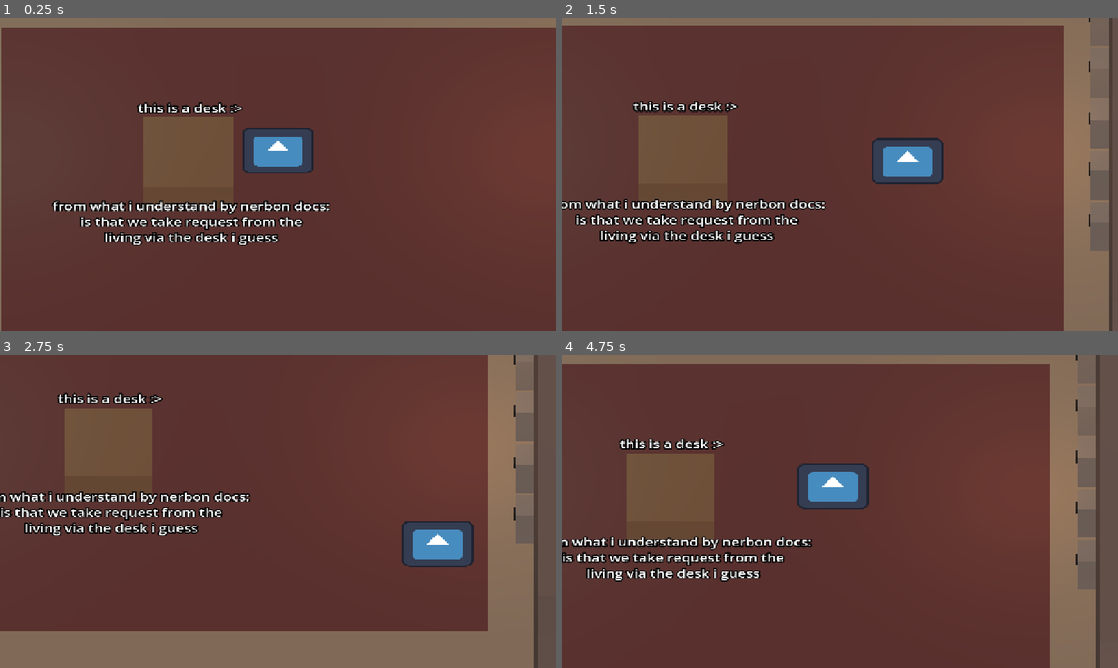
Above: before the commit, frames 1-4 (two rows, left to right).
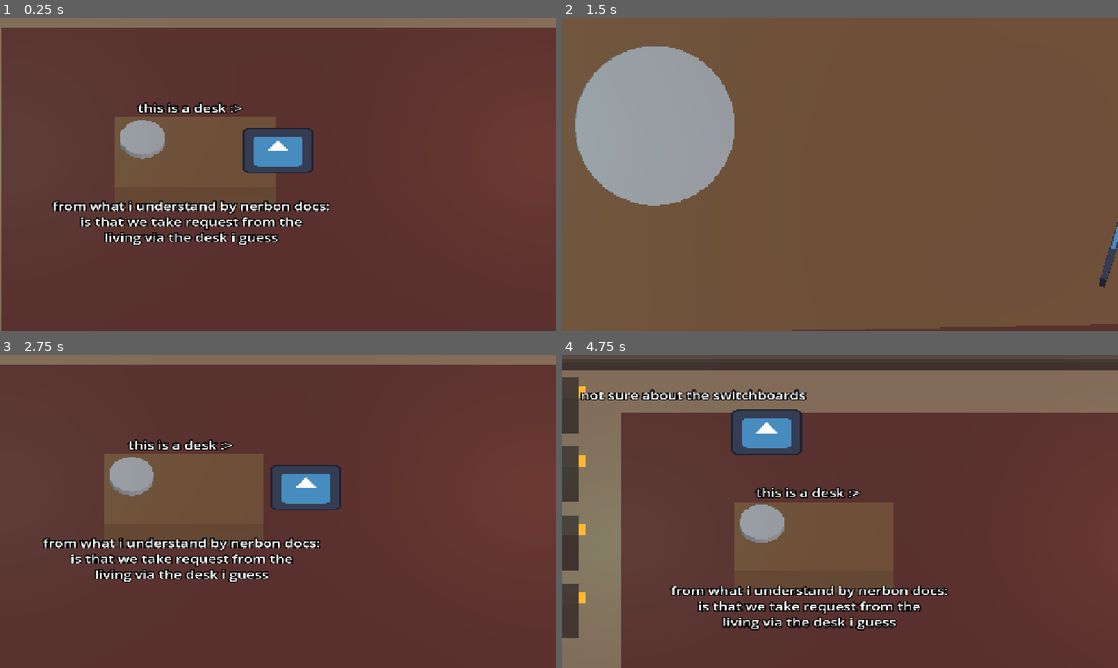
Above: after the commit, the same moments.

Repository: Jiwuuuu/hold-please
Game: Godot game, scene res://scenes/main.tscn
Same seed, same stepped clock (60 frames per second), same inputs: the game is played once before the commit and once after it. The engine's default icon, where the game draws it, is replaced by a stand-in: a white triangle on a blue panel in a dark square.
Inputs:
- Up to frame 1 (0.25 s): no input
- Up to frame 2 (1.5 s): tap Enter at 0.5 s; hold D 0.53-1.28 s; hold E 0.53-1.28 s; tap Space at 0.77 s; hold S from 1.28 s (still down); tap E at 1.35 s
- Up to frame 3 (2.75 s): tap Space at 1.52 s; release S at 2.03 s; hold D from 2.03 s (still down); hold E from 2.03 s (still down)
- Up to frame 4 (4.75 s): release D at 2.78 s; release E at 2.78 s; hold W 2.78-3.53 s; tap E at 2.85, 4.35 s; tap Space at 3.02, 3.77, 4.52 s; hold E 3.53-4.28 s; hold A from 3.53 s (still down); tap Escape (ui_cancel) at 4.15 s

The runs differ from the first frame. In frame 1, 2.4% of the frame differs, in the area x 20-50%, y 31-54%; in frame 2, 93%, in the area x 0-100%, y 0-100%; in frame 3, 41%; in frame 4, 51%.

Commit message:
camera transition for using the desk

Diff:
--- a/scenes/room.tscn
+++ b/scenes/room.tscn
@@ -4,6 +4,7 @@
 [ext_resource type="PackedScene" path="res://scenes/player.tscn" id="2_player"]
 [ext_resource type="PackedScene" path="res://scenes/jack.tscn" id="3_jack"]
 [ext_resource type="PackedScene" path="res://scenes/socket.tscn" id="4_socket"]
+[ext_resource type="Script" uid="uid://cwm7yh3irg6y3" path="res://scripts/desk.gd" id="5_desk"]
 
 [sub_resource type="Environment" id="Environment_room"]
 background_mode = 1
@@ -54,10 +55,12 @@
 
 [sub_resource type="BoxMesh" id="BoxMesh_desk"]
 material = SubResource("StandardMaterial3D_desk")
-size = Vector3(2, 0.8, 2.0029297)
+size = Vector3(3.5701904, 0.8, 2.0029297)
 
 [sub_resource type="BoxShape3D" id="BoxShape3D_desk"]
 size = Vector3(2, 0.8, 1)
+
+[sub_resource type="CylinderMesh" id="CylinderMesh_5d13o"]
 
 [sub_resource type="StandardMaterial3D" id="StandardMaterial3D_rug"]
 albedo_color = Color(0.32, 0.16, 0.14, 1)
@@ -150,15 +153,28 @@
 transform = Transform3D(1, 0, 0, 0, 1, 0, 0, 0, 1, 7.55, 0.15, 0)
 mesh = SubResource("BoxMesh_skirt_side")
 
-[node name="Desk" type="StaticBody3D" parent="." unique_id=1067804738]
+[node name="Desk" type="StaticBody3D" parent="." unique_id=1067804738 groups=["interactable"]]
+unique_name_in_owner = true
 transform = Transform3D(1, 0, 0, 0, 1, 0, 0, 0, 1, -2, 0.4, 0.5)
+script = ExtResource("5_desk")
 
 [node name="MeshInstance3D" type="MeshInstance3D" parent="Desk" unique_id=938739701]
-transform = Transform3D(1, 0, 0, 0, 1, 0, 0, 0, 1, 0, 0, -0.50146484)
+transform = Transform3D(1, 0, 0, 0, 1, 0, 0, 0, 1, 0.14300537, 0, -0.50146484)
 mesh = SubResource("BoxMesh_desk")
 
 [node name="CollisionShape3D" type="CollisionShape3D" parent="Desk" unique_id=1621037833]
 shape = SubResource("BoxShape3D_desk")
+
+[node name="ViewPoint" type="Camera3D" parent="Desk" unique_id=806576144]
+unique_name_in_owner = true
+transform = Transform3D(0.99947745, 0.017464776, -0.027199619, 0.027349351, -0.008392514, 0.9995907, 0.017229354, -0.99981225, -0.008865778, 0.09852958, 1.5259539, -0.48221272)
+cull_mask = 1048573
+projection = 1
+size = 1.9634405
+
+[node name="MeshInstance3D2" type="MeshInstance3D" parent="Desk" unique_id=1794534421]
+transform = Transform3D(1, 0, 0, 0, 0.06883401, 0, 0, 0, 1, -1.0294716, 0.48478648, -0.7998003)
+mesh = SubResource("CylinderMesh_5d13o")
 
 [node name="Rug" type="MeshInstance3D" parent="." unique_id=1883333414]
 transform = Transform3D(1, 0, 0, 0, 1, 0, 0, 0, 1, 0.16021705, 0.02, 0.30692124)
--- a/scripts/components/inputs.gd
+++ b/scripts/components/inputs.gd
@@ -35,6 +35,12 @@
 	return pressed
 
 
+#true on the frame escape goes down. ui_cancel is a godot built-in action,
+#so no raw-key fallback needed here.
+static func cancel_pressed() -> bool:
+	return Input.is_action_just_pressed("ui_cancel")
+
+
 #check the input map once and remember the answer
 static func _use_actions() -> bool:
 	if not _checked:
--- /dev/null
+++ b/scripts/desk.gd
@@ -0,0 +1,22 @@
+class_name Desk
+extends StaticBody3D
+#the operator's desk, where requests from the living come in.
+#interact leans in for a close look — the room listens for opened and
+#flies the camera to %ViewPoint. the marker is posed in the scene, so
+#framing is tuned by dragging it in the editor, not by code.
+
+signal opened(desk: Desk)
+
+@onready var _view_point: Camera3D = %ViewPoint
+
+
+#the camera pose for the desk close-up. it's a real ortho camera so its
+#framing can be previewed in the editor, and the room reads its size for zoom.
+func view_point() -> Camera3D:
+	return _view_point
+
+
+#only lean in with free hands, a carried cable would drag across the desk
+func interact(player: Player) -> void:
+	if not player.is_carrying():
+		opened.emit(self)
--- a/scripts/player.gd
+++ b/scripts/player.gd
@@ -11,6 +11,8 @@
 @export var accel: float = 20.0
 @export var fall_gravity: float = 20.0
 
+#the room turns this off while the camera sits at the desk
+var controls_enabled: bool = true
 var carried_cable: Cable = null
 
 @onready var _visual: Sprite3D = %Visual
@@ -20,7 +22,7 @@
 
 #movement stays in physics so collisions behave the same every run
 func _physics_process(delta: float) -> void:
-	var input: Vector2 = Inputs.move_vector()
+	var input: Vector2 = Inputs.move_vector() if controls_enabled else Vector2.ZERO
 	var target: Vector3 = Vector3(input.x, 0.0, input.y) * move_speed
 	velocity.x = move_toward(velocity.x, target.x, accel * delta)
 	velocity.z = move_toward(velocity.z, target.z, accel * delta)
@@ -31,7 +33,7 @@
 	if absf(velocity.x) > 0.05:
 		_visual.flip_h = velocity.x < 0.0
 
-	if Inputs.interact_pressed():
+	if controls_enabled and Inputs.interact_pressed():
 		_try_interact()
 
 
--- a/scripts/room.gd
+++ b/scripts/room.gd
@@ -10,11 +10,22 @@
 #stops, so the walls stay framed and the void outside never shows
 @export var camera_limit_min: Vector2 = Vector2(-1.8, -1.4)
 @export var camera_limit_max: Vector2 = Vector2(1.8, 1.4)
+#the desk close-up: how long the glide takes. the zoom itself lives on the
+#desk's ViewPoint camera (its size), so you preview the exact framing in-editor
+@export var desk_transition_time: float = 0.9
 
 var _cam_offset: Vector3
+var _home_basis: Basis
+var _home_size: float
+#desk mode covers the whole trip: fly in, sit, fly back out
+var _desk_mode: bool = false
+#true only once the fly-in has landed, so exit input works when the view is settled
+var _at_desk: bool = false
+var _cam_tween: Tween
 
 @onready var _player: Player = %Player
 @onready var _camera: Camera3D = %Camera
+@onready var _desk: Desk = %Desk
 
 
 func _ready() -> void:
@@ -22,6 +33,9 @@
 	#physics interpolation off for it (the 4.7 docs say to do this)
 	_camera.physics_interpolation_mode = Node.PHYSICS_INTERPOLATION_MODE_OFF
 	_cam_offset = _camera.global_position - _focus()
+	_home_basis = _camera.global_transform.basis
+	_home_size = _camera.size
+	_desk.opened.connect(_on_desk_opened)
 	for jack: Node in get_tree().get_nodes_in_group("jacks"):
 		(jack as Jack).plug_grabbed.connect(_on_plug_grabbed)
 	for socket: Node in get_tree().get_nodes_in_group("sockets"):
@@ -30,6 +44,12 @@
 
 #glide toward the player's drawn position, not the physics tick, or it judders
 func _process(delta: float) -> void:
+	if _desk_mode:
+		#the player script skips its own interact check while frozen,
+		#so reading the press here keeps it once per frame
+		if _at_desk and (Inputs.interact_pressed() or Inputs.cancel_pressed()):
+			_close_desk()
+		return
 	var target: Vector3 = _focus() + _cam_offset
 	var weight: float = 1.0 - exp(-camera_follow_speed * delta)
 	_camera.global_position = _camera.global_position.lerp(target, weight)
@@ -43,6 +63,36 @@
 		0.0,
 		clampf(p.z, camera_limit_min.y, camera_limit_max.y)
 	)
+
+
+#fly the camera down to the desk close-up and freeze the operator
+func _on_desk_opened(desk: Desk) -> void:
+	_desk_mode = true
+	_player.controls_enabled = false
+	var vp: Camera3D = desk.view_point()
+	_start_cam_tween(vp.global_transform, vp.size)
+	_cam_tween.finished.connect(func() -> void: _at_desk = true)
+
+
+#pull back out to the room and hand control back once the glide lands
+func _close_desk() -> void:
+	_at_desk = false
+	_start_cam_tween(Transform3D(_home_basis, _focus() + _cam_offset), _home_size)
+	_cam_tween.finished.connect(func() -> void:
+		_desk_mode = false
+		_player.controls_enabled = true
+	)
+
+
+#one tween moves the camera pose and zoom together, killing any older one.
+#tweening global_transform blends the rotation properly (interpolate_with
+#under the hood), and the crisp pass camera mirrors it every frame for free.
+func _start_cam_tween(target: Transform3D, target_size: float) -> void:
+	if _cam_tween != null:
+		_cam_tween.kill()
+	_cam_tween = create_tween().set_trans(Tween.TRANS_CUBIC).set_ease(Tween.EASE_IN_OUT).set_parallel()
+	_cam_tween.tween_property(_camera, "global_transform", target, desk_transition_time)
+	_cam_tween.tween_property(_camera, "size", target_size, desk_transition_time)
 
 
 #a jack gave out its plug: spawn a cable from that jack to the player's hands
Not shown, added: scripts/desk.gd.uid
